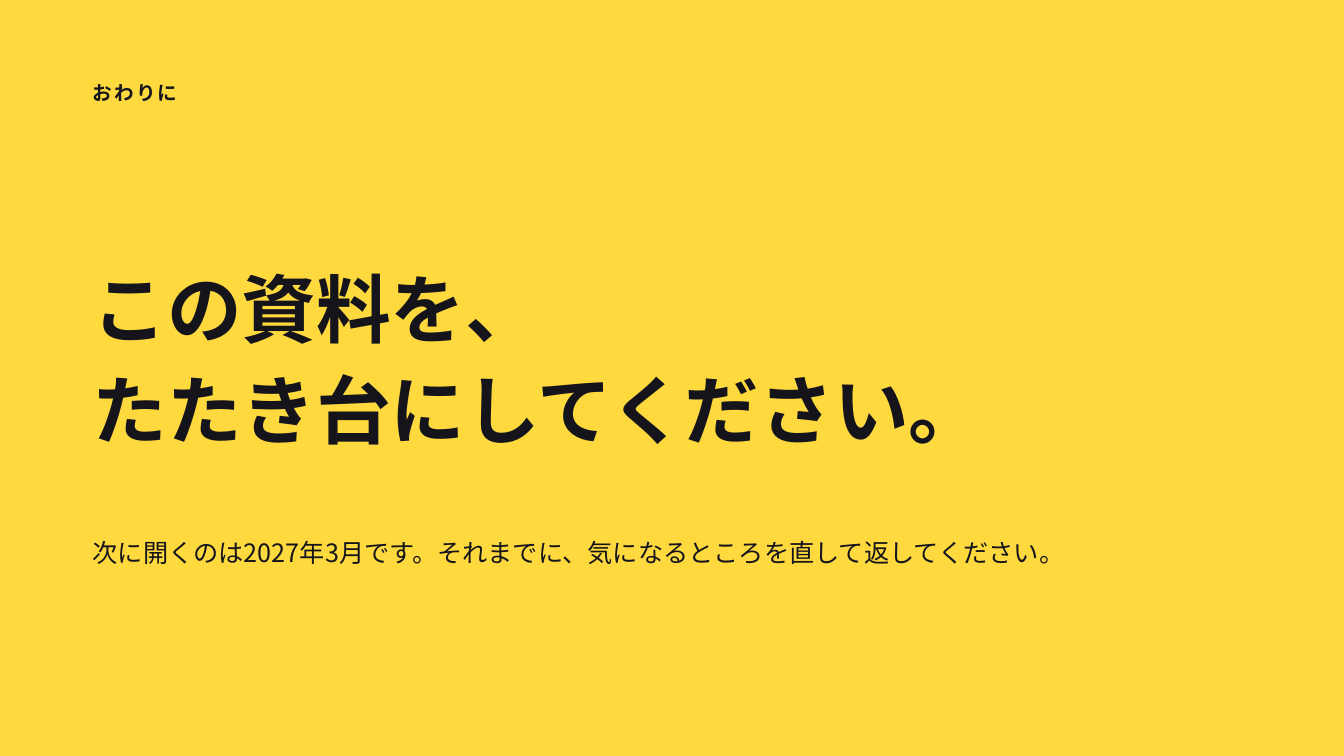
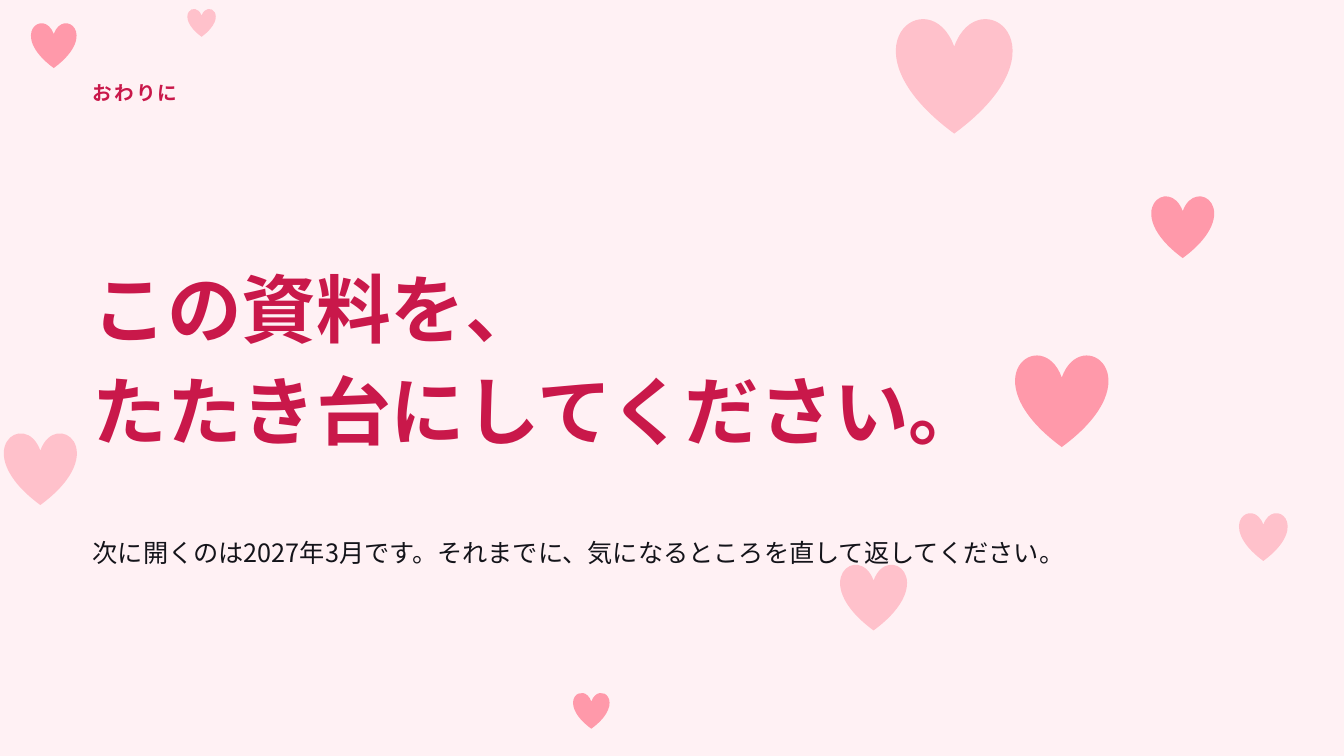
Before and after one commit to ayaka1933-glitch/portfolio, a slide deck: slide 25 of proposal/ふたりの計画のご提案.pptx. Drawn at 1344x756 pixels with LibreOffice and Linux fonts; fonts in the diff are those of the drawing. Boxes give left, top, right and bottom in pixels: in the first picture for what was removed or moved away, otherwise in the second. Text is boxed around its words. In the diff, an @@ line names an element or a change of style, - is before the commit and + after.

```diff
--- a/proposal/ふたりの計画のご提案.pptx
+++ b/proposal/ふたりの計画のご提案.pptx
@@ background #FFD93D to #FFF1F4 @@
@@ heart added at box(31, 23, 77, 69), fill #FF99AA @@
@@ heart added at box(188, 9, 216, 37), fill #FFC1CB @@
@@ heart added at box(896, 17, 1012, 133), fill #FFC1CB @@
@@ text "おわりに" at box(93, 84, 178, 101): text colour #14141A to #C9184A @@
@@ text "この資料を、" at box(93, 273, 984, 446): text colour #14141A to #C9184A; line spacing 1.12 to 1.15 @@
@@ heart added at box(1151, 196, 1214, 258), fill #FF99AA @@
@@ heart added at box(1015, 355, 1108, 448), fill #FF99AA @@
@@ heart added at box(4, 433, 77, 505), fill #FFC1CB @@
@@ text "次に開くのは2027年3月です。それまでに、気になるところを直して返してください。" rewrapped from box(93, 540, 1065, 564) to box(93, 540, 1065, 569) @@
@@ heart added at box(1239, 512, 1288, 561), fill #FFC1CB @@
@@ heart added at box(841, 564, 907, 630), fill #FFC1CB @@
@@ heart added at box(574, 693, 610, 729), fill #FF99AA @@
```
Also in this commit, not shown: 4 other slides changed, 3 other files.
